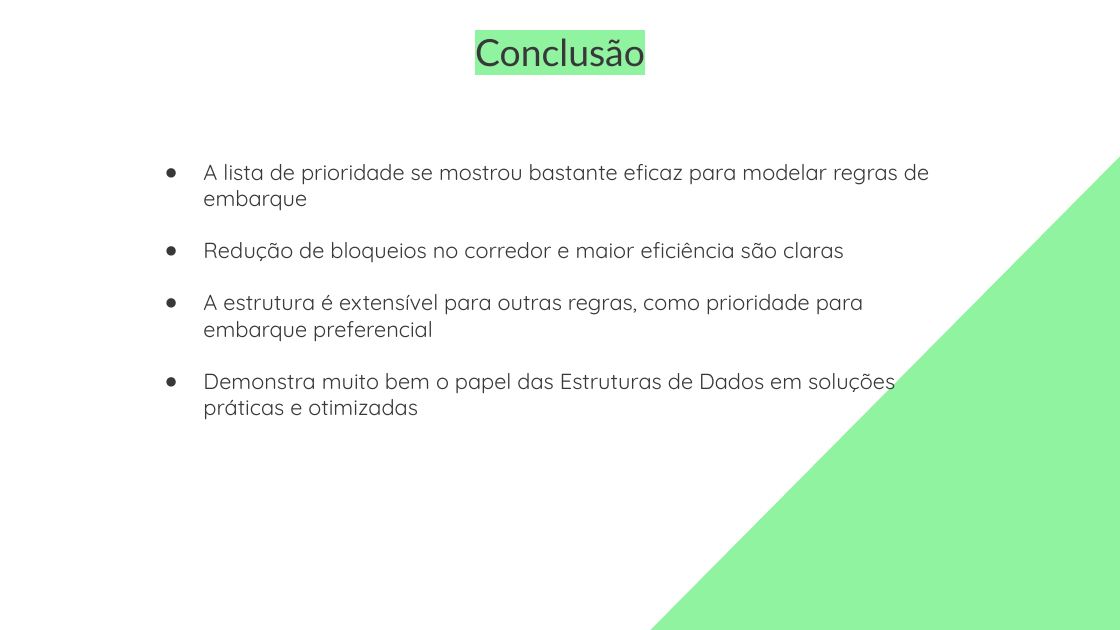
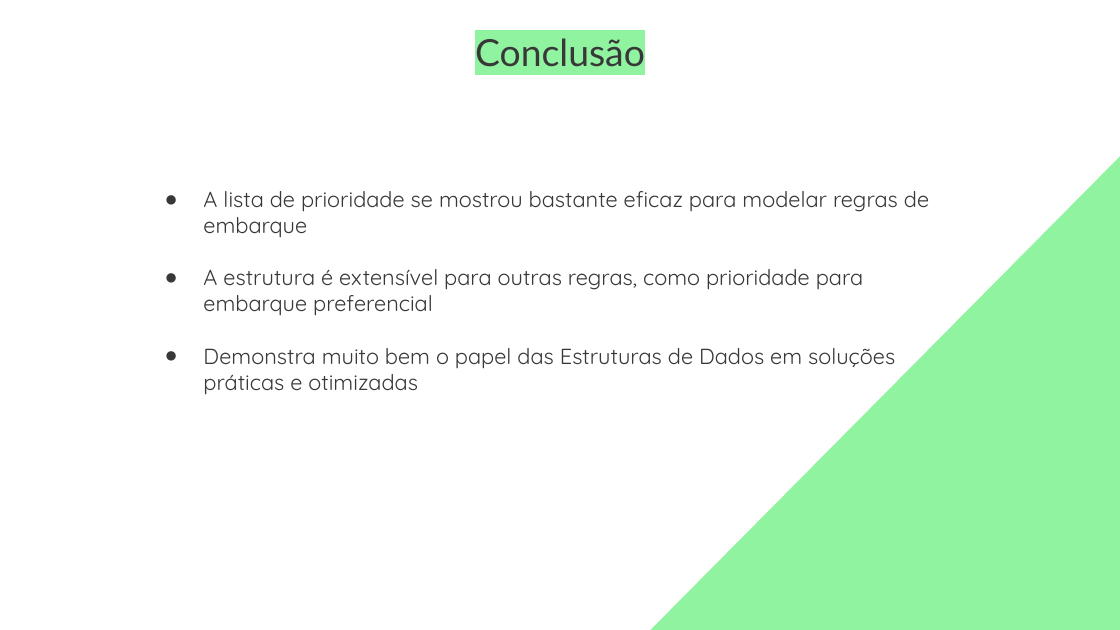
Before and after one commit to BrandaoJatoba/ECOM008.T1.2024.2.BDHJ, a slide deck: slide 9 of 03 - Seminário/Seminario ED.pptx. Drawn at 1120x630 pixels with LibreOffice and Linux fonts; fonts in the diff are those of the drawing. Boxes give left, top, right and bottom in pixels: in the first picture for what was removed or moved away, otherwise in the second. Text is boxed around its words. In the diff, an @@ line names an element or a change of style, - is before the commit and + after.

Commit message:
correção na conclusão

```diff
--- a/03 - Seminário/Seminario ED.pptx
+++ b/03 - Seminário/Seminario ED.pptx
@@ text "A lista de prioridade se ...": place and size @@
-text "A lista de prioridade se ..." at <box>203,164,929,420</box>
+text "A lista de prioridade se ..." at <box>203,191,929,395</box>
@@ text at <box>203,242,844,262</box>: paragraph removed @@
-● Redução de bloqueios no corredor e maior eficiência são claras
```
Also in this commit, not shown: 1 other file.
